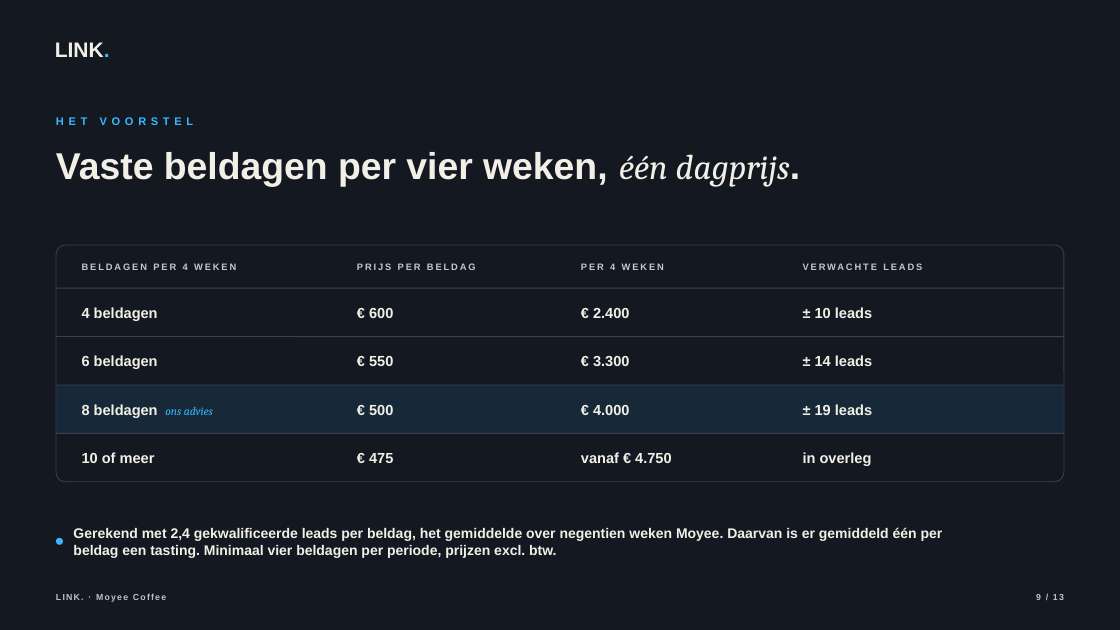
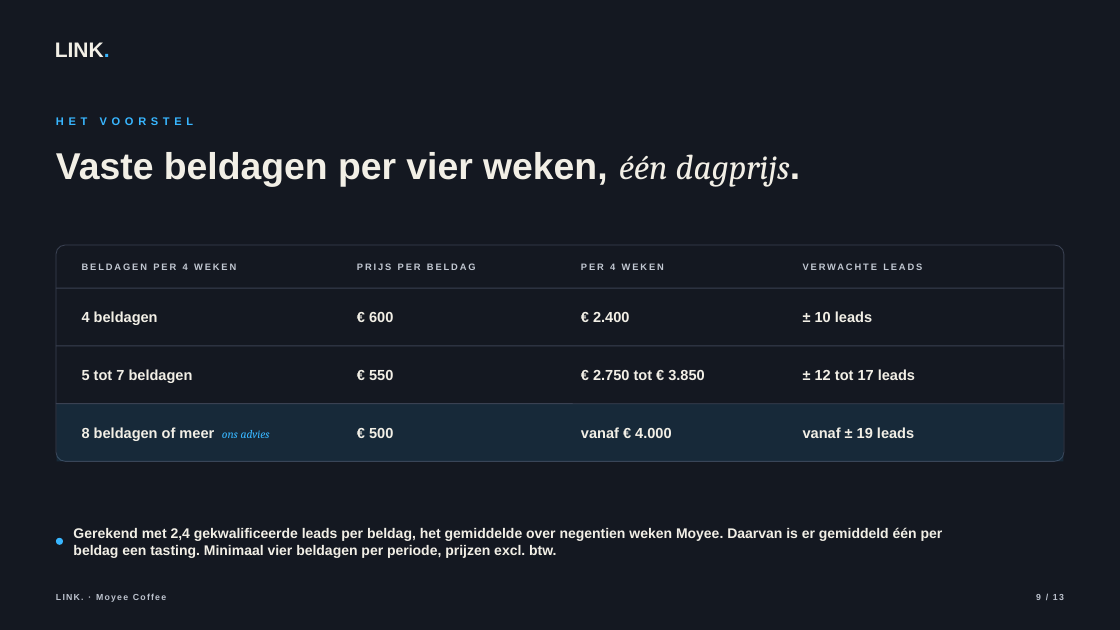
Before and after one commit to hens-lang/Test, a slide deck: slide 9 of output/LINK. voorstel Moyee Coffee.pptx. Drawn at 1120x630 pixels with LibreOffice and Linux fonts; fonts in the diff are those of the drawing. Boxes give left, top, right and bottom in pixels: in the first picture for what was removed or moved away, otherwise in the second. Text is boxed around its words. In the diff, an @@ line names an element or a change of style, - is before the commit and + after.

```diff
--- a/output/LINK. voorstel Moyee Coffee.pptx
+++ b/output/LINK. voorstel Moyee Coffee.pptx
@@ rounded rectangle resized from (x1=56, y1=245, x2=1065, y2=482) to (x1=56, y1=245, x2=1065, y2=462) @@
@@ rounded rectangle at (x1=56, y1=245, x2=1065, y2=462): proportions changed @@
@@ text "4 beldagen" moved from (x1=82, y1=307, x2=158, y2=321) to (x1=82, y1=311, x2=158, y2=325) @@
@@ text "€ 600" moved from (x1=369, y1=308, x2=393, y2=318) to (x1=369, y1=312, x2=393, y2=322) @@
@@ text "€ 2.400" moved from (x1=593, y1=308, x2=629, y2=318) to (x1=593, y1=312, x2=629, y2=322) @@
@@ text "± 10 leads" moved from (x1=815, y1=307, x2=872, y2=318) to (x1=815, y1=311, x2=872, y2=322) @@
@@ line moved from (56, 337) - (1065, 337) to (56, 346) - (1065, 346) @@
@@ text "€ 550" moved from (x1=369, y1=356, x2=393, y2=366) to (x1=369, y1=370, x2=393, y2=380) @@
@@ text at (x1=82, y1=369, x2=193, y2=383): text changed @@
-6 beldagen
+5 tot 7 beldagen
@@ text at (x1=593, y1=370, x2=704, y2=380): text changed @@
-€ 3.300
+€ 2.750 tot € 3.850
@@ text at (x1=815, y1=369, x2=915, y2=380): text changed @@
-± 14 leads
+± 12 tot 17 leads
@@ line moved from (56, 385) - (1065, 385) to (56, 404) - (1065, 404) @@
@@ rectangle resized from (x1=56, y1=385, x2=1064, y2=434) to (x1=56, y1=404, x2=1064, y2=462) @@
@@ text "€ 500" moved from (x1=369, y1=405, x2=393, y2=415) to (x1=369, y1=428, x2=393, y2=438) @@
@@ line removed from (56, 434) to (1065, 434) @@
@@ text at (x1=82, y1=427, x2=270, y2=441): text changed @@
-8 beldagen ons advies
+8 beldagen of meer ons advies
@@ text at (x1=581, y1=427, x2=671, y2=438): text changed @@
-€ 4.000
+vanaf € 4.000
@@ text at (x1=803, y1=427, x2=914, y2=438): text changed @@
-± 19 leads
+vanaf ± 19 leads
@@ text removed at (x1=82, y1=452, x2=155, y2=463) @@
-10 of meer
@@ text removed at (x1=369, y1=453, x2=393, y2=463) @@
-€ 475
@@ text removed at (x1=581, y1=452, x2=671, y2=463) @@
-vanaf € 4.750
@@ text removed at (x1=803, y1=452, x2=872, y2=466) @@
-in overleg
```
Also in this commit, not shown: 1 other slide changed, 7 other files.
